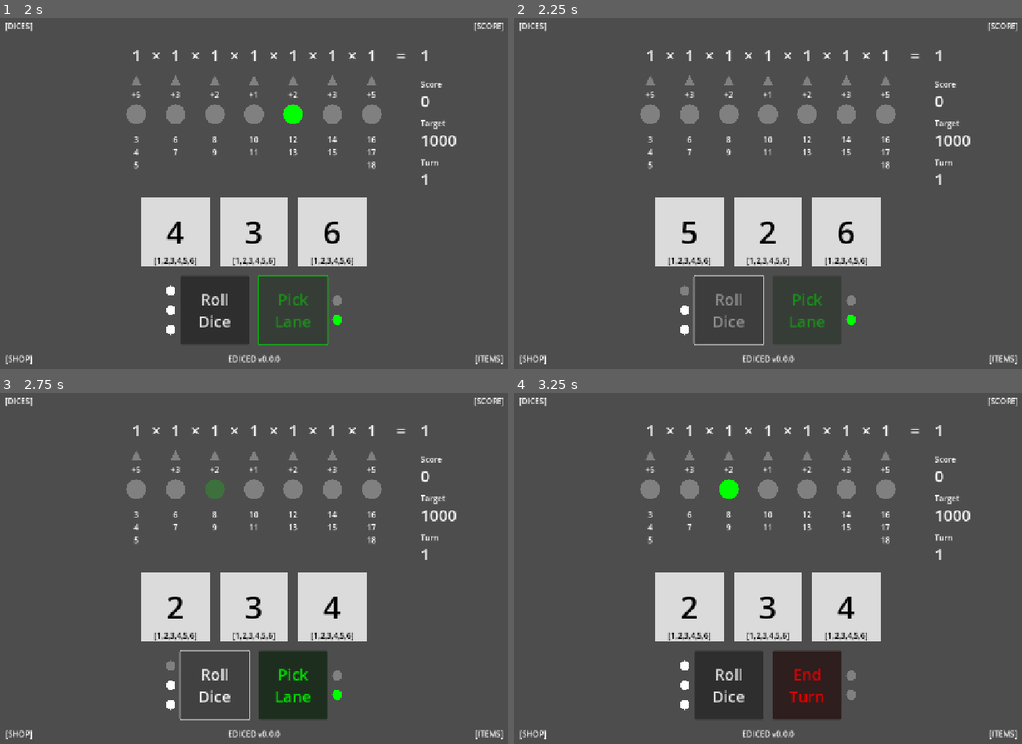
Above: before the commit, frames 1-4 (two rows, left to right).
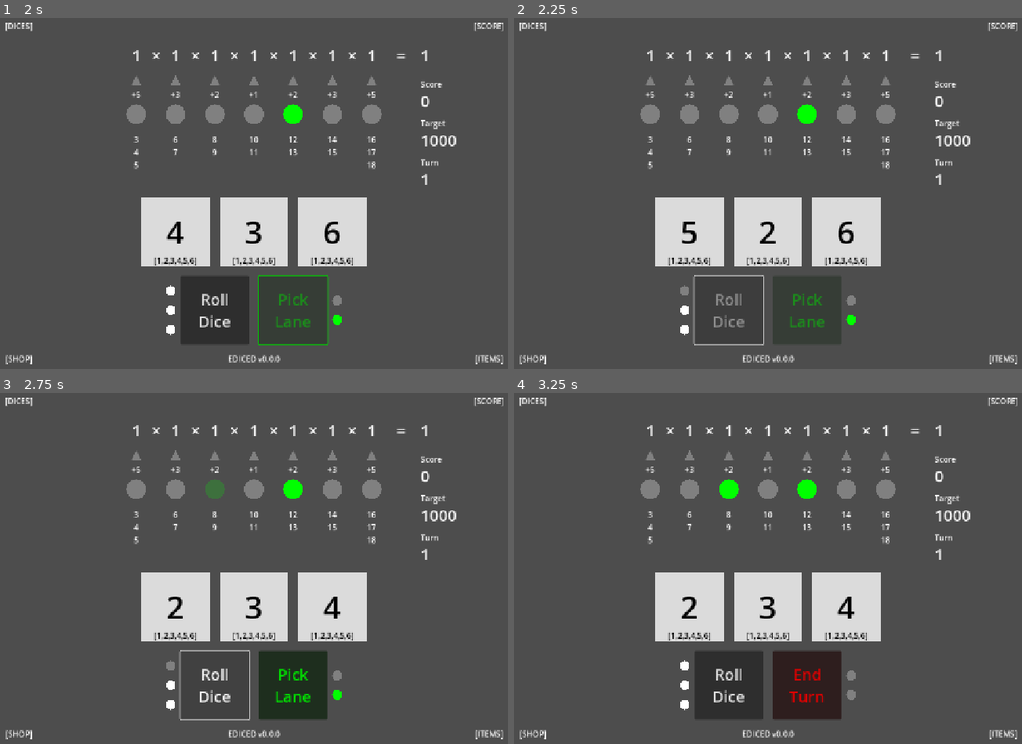
Above: after the commit, the same moments.

Repository: kamikoloss/ediced
Game: Godot game, scene res://scenes/game2/game.tscn
Two runs of this game, one before a commit and one after it. Both use one fixed random seed, a clock stepped at 60 frames per second and the inputs below.
Inputs:
- Up to frame 1 (2 s): click "Roll Dice" at 0.5 s; click "Pick Lane" at 1.25 s
- Up to frame 2 (2.25 s): click "Roll Dice" at 2 s
- Up to frame 3 (2.75 s): no input
- Up to frame 4 (3.25 s): click "Pick Lane" at 2.75 s

Frame 1 is identical in both runs. In frame 2, 0.2% of the frame differs, in the area x 55-60%, y 24-31%; in frame 3, 0.2%; in frame 4, 0.2%.

Commit message:
pick が消える不具合を修正した

Diff:
--- a/scenes/game2/game.gd
+++ b/scenes/game2/game.gd
@@ -10,7 +10,7 @@
     5: [14, 15],
     6: [16, 17, 18],
 }
-## { <Lane index>: [<add>, ...], ... }
+## { <Lane index>: <add>, ... }
 const LANE_ADD := {
     0: 5,
     1: 3,
@@ -82,6 +82,8 @@
     button_pick.pressed.connect(_on_button_pick_pressed)
     button_end.pressed.connect(_on_button_end_pressed)
 
+    # レーンをリセットする
+    # NOTE: _get_temp() より先にやる
     for i: int in lanes.get_child_count():
         var lane: Lane = lanes.get_child(i)
         lane.numbers = LANE_NUMBERS[i]
@@ -117,7 +119,6 @@
     # レーンをリセットする
     for i: int in lanes.get_child_count():
         var lane: Lane = lanes.get_child(i)
-        # pickable: picked 以外
         if not lane.picked:
             lane.pickable = false
         lane.target = false
@@ -180,7 +181,7 @@
                     return
 
     # ピック回数がある場合: ボタンを戻す
-    # NOTE: 初期状態, ピック時, ターン移行時 に無効になりここで戻る
+    # NOTE: 初期状態, ピック時, ターン終了時 に無効になりここで戻る
     if 0 < pick:
         button_pick.disabled = false
 
@@ -200,16 +201,16 @@
         button_pick.visible = false
         button_end.visible = true
 
+    # レーンをピックする
+    for i: int in lanes.get_child_count():
+        var lane: Lane = lanes.get_child(i)
+        if lane.pickable:
+            lane.pickable = false
+            lane.picked = true
+
     # ロール回数を戻す
     roll = roll_max
     button_roll.disabled = false
-
-    # Lane
-    for i: int in lanes.get_child_count():
-        var lane: Lane = lanes.get_child(i)
-        if lane.pickable:
-            lane.pickable = false
-            lane.picked = true
 
 
 func _on_button_end_pressed() -> void:
@@ -229,11 +230,18 @@
     button_pick.visible = true
     button_end.visible = false
     # レーンをリセットする
-    for i: int in lanes.get_child_count():
-        var lane: Lane = lanes.get_child(i)
+    # NOTE: _get_temp() より先にやる
+    for i: int in lanes.get_child_count():
+        var lane: Lane = lanes.get_child(i)
+        lane.score = 1
         lane.pickable = false
         lane.picked = false
         lane.target = false
+
+    # 成功した場合
+    if success:
+        score += temp
+    temp = _get_temp()
 
 
 func _refresh_roll_lamps() -> void:
@@ -248,17 +256,6 @@
         var lamp: Control = pick_lamps.get_child(i)
         lamp.modulate = Color.GREEN if i < pick else Color.WEB_GRAY
         lamp.visible = i < pick_max
-
-
-func _reset_lanes() -> void:
-    for i: int in lanes.get_child_count():
-        var lane: Lane = lanes.get_child(i)
-        lane.numbers = LANE_NUMBERS[i]
-        lane.add = LANE_ADD[i]
-        lane.score = 1
-        lane.pickable = false
-        lane.picked = false
-        lane.target = false
 
 
 func _get_temp() -> int:
--- a/scenes/game2/lane.gd
+++ b/scenes/game2/lane.gd
@@ -23,7 +23,7 @@
             lamp_pick.modulate = Color.WEB_GRAY
 var picked := false:
     set(v):
-        pickable = v
+        picked = v
         if v:
             lamp_pick.modulate = Color.GREEN
         else:
